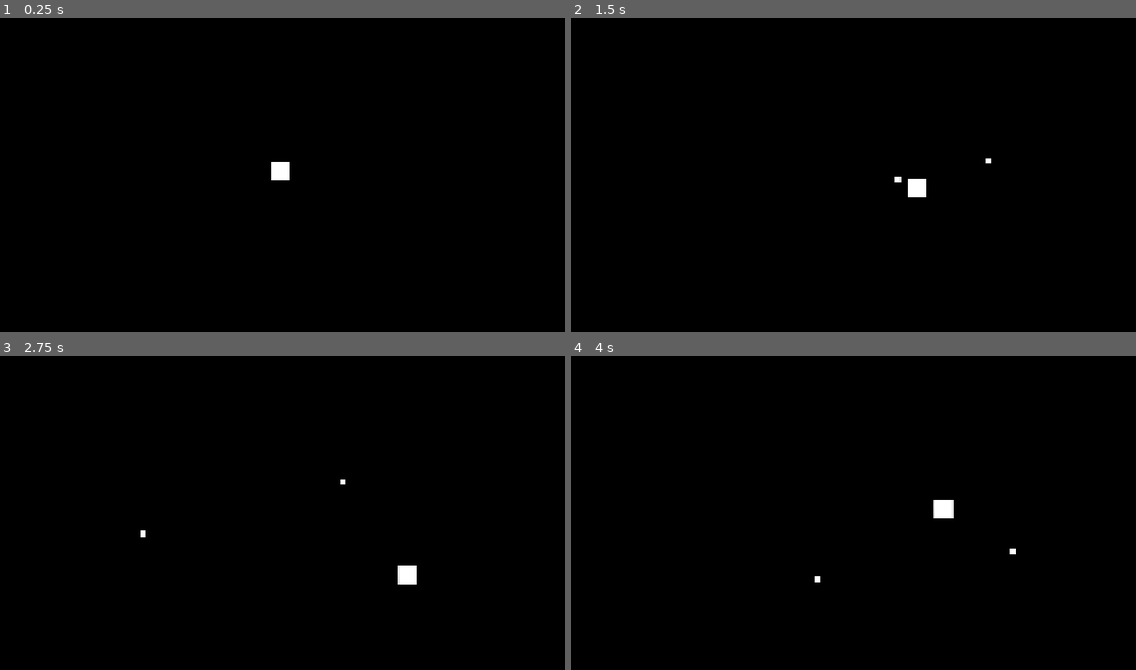
Above: before the commit, frames 1-4 (two rows, left to right).
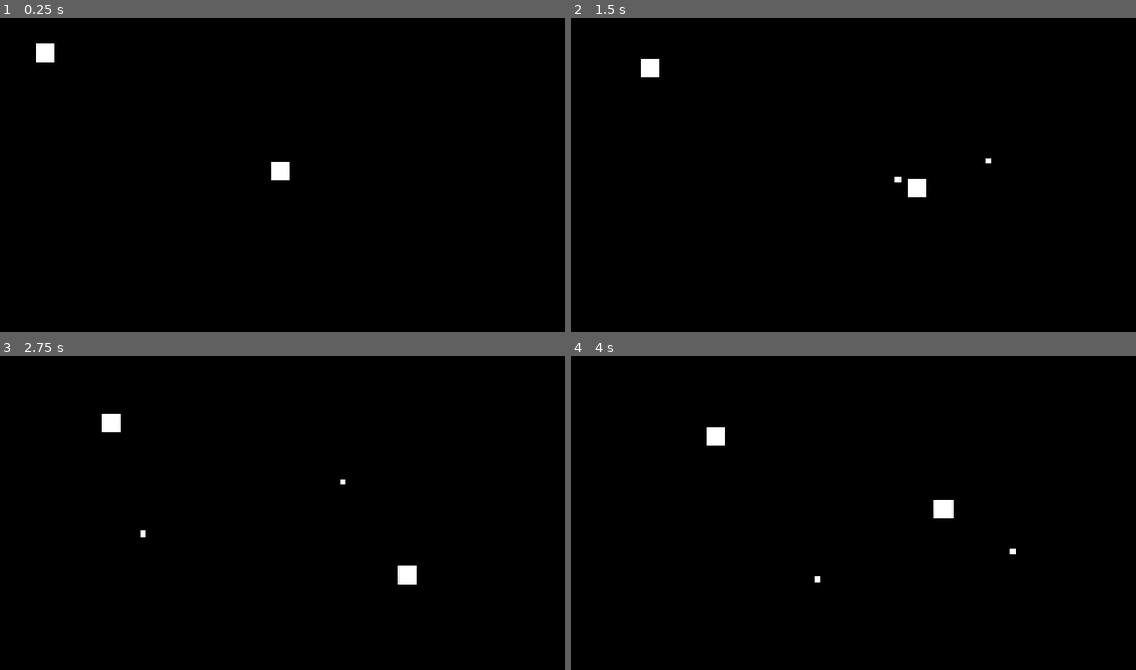
Above: after the commit, the same moments.

Repository: 54G45/top_down_shooter
Game: Godot game, scene res://scenes/arena.tscn
The game is run twice, just before and just after one commit, with the same random seed, the same clock (stepped at 60 frames per second) and the same inputs. Before the commit the project starts from res://cenas/arena.tscn.
Inputs (mouse positions are in pixels of both pictures, inside the frame that each line leads up to):
- Up to frame 1 (0.25 s): no input
- Up to frame 2 (1.5 s): move the mouse to (977, 162) at 0.52 s; hold D (mover_direita) 0.53-1.28 s; click (977, 162) at 0.6 s; move the mouse to (740, 193) at 1.27 s; hold S (mover_baixo) from 1.28 s (still down); click (740, 193) at 1.35 s
- Up to frame 3 (2.75 s): move the mouse to (339, 443) at 2.02 s; release S (mover_baixo) at 2.03 s; hold D (mover_direita) from 2.03 s (still down); click (339, 443) at 2.1 s
- Up to frame 4 (4 s): move the mouse to (825, 578) at 2.77 s; release D (mover_direita) at 2.78 s; hold W (mover_cima) 2.78-3.53 s; click (825, 578) at 2.85 s; move the mouse to (1023, 563) at 3.52 s; hold A (mover_esquerda) from 3.53 s (still down); click (1023, 563) at 3.6 s

The runs differ from the first frame. In frame 1, 0.2% of the frame differs, in the area x 6-10%, y 8-15%; in frame 2, 0.2%; in frame 3, 0.2%; in frame 4, 0.2%.

Commit message:
adição de inimigos

Diff:
--- a/cenas/arena.tscn
+++ /dev/null
@@ -1,10 +0,0 @@
-[gd_scene load_steps=3 format=3 uid="uid://b7gifh7hjg6p6"]
-
-[ext_resource type="PackedScene" uid="uid://byml2j0gml5t7" path="res://entidades/jogador.tscn" id="1_lv8rh"]
-[ext_resource type="PackedScene" uid="uid://b4htuu1ecl7is" path="res://prefabs/bullet.tscn" id="2_2keah"]
-
-[node name="arena" type="Node2D"]
-
-[node name="jogador" parent="." instance=ExtResource("1_lv8rh")]
-position = Vector2(950, 519)
-bullet_scene = ExtResource("2_2keah")
--- a/entidades/jogador.tscn
+++ /dev/null
@@ -1,16 +0,0 @@
-[gd_scene load_steps=4 format=3 uid="uid://byml2j0gml5t7"]
-
-[ext_resource type="Texture2D" uid="uid://b3h7bw8jtiwdx" path="res://ativos/quadrado-64.png" id="1_6n3k8"]
-[ext_resource type="Script" uid="uid://bgldkoyg2jegf" path="res://roteiro/jogador.gd" id="1_g4vuw"]
-
-[sub_resource type="RectangleShape2D" id="RectangleShape2D_g4vuw"]
-size = Vector2(62, 62)
-
-[node name="jogador" type="CharacterBody2D"]
-script = ExtResource("1_g4vuw")
-
-[node name="quadrado" type="Sprite2D" parent="."]
-texture = ExtResource("1_6n3k8")
-
-[node name="colisao" type="CollisionShape2D" parent="."]
-shape = SubResource("RectangleShape2D_g4vuw")
--- /dev/null
+++ b/entities/enemy.tscn
@@ -0,0 +1,16 @@
+[gd_scene load_steps=4 format=3 uid="uid://dj6w2f380b35p"]
+
+[ext_resource type="Script" uid="uid://dr5ifro8pna3e" path="res://script/enemy.gd" id="1_pqhw6"]
+[ext_resource type="Texture2D" uid="uid://b3h7bw8jtiwdx" path="res://asstes/square.png" id="2_b4nis"]
+
+[sub_resource type="RectangleShape2D" id="RectangleShape2D_4gyqm"]
+size = Vector2(62, 62)
+
+[node name="enemy" type="CharacterBody2D" groups=["enemies"]]
+script = ExtResource("1_pqhw6")
+
+[node name="square" type="Sprite2D" parent="."]
+texture = ExtResource("2_b4nis")
+
+[node name="collision" type="CollisionShape2D" parent="."]
+shape = SubResource("RectangleShape2D_4gyqm")
--- /dev/null
+++ b/entities/player.tscn
@@ -0,0 +1,16 @@
+[gd_scene load_steps=4 format=3 uid="uid://byml2j0gml5t7"]
+
+[ext_resource type="Texture2D" uid="uid://b3h7bw8jtiwdx" path="res://asstes/square.png" id="1_6n3k8"]
+[ext_resource type="Script" uid="uid://bgldkoyg2jegf" path="res://script/player.gd" id="1_g4vuw"]
+
+[sub_resource type="RectangleShape2D" id="RectangleShape2D_g4vuw"]
+size = Vector2(62, 62)
+
+[node name="player" type="CharacterBody2D"]
+script = ExtResource("1_g4vuw")
+
+[node name="square" type="Sprite2D" parent="."]
+texture = ExtResource("1_6n3k8")
+
+[node name="collision" type="CollisionShape2D" parent="."]
+shape = SubResource("RectangleShape2D_g4vuw")
--- a/prefabs/bullet.tscn
+++ b/prefabs/bullet.tscn
@@ -1,7 +1,7 @@
 [gd_scene load_steps=4 format=3 uid="uid://b4htuu1ecl7is"]
 
-[ext_resource type="Script" uid="uid://ducl3firp2eym" path="res://roteiro/bullet.gd" id="1_lv25w"]
-[ext_resource type="Texture2D" uid="uid://b3h7bw8jtiwdx" path="res://ativos/quadrado-64.png" id="2_7rc6x"]
+[ext_resource type="Script" uid="uid://ducl3firp2eym" path="res://script/bullet.gd" id="1_lv25w"]
+[ext_resource type="Texture2D" uid="uid://b3h7bw8jtiwdx" path="res://asstes/square.png" id="2_7rc6x"]
 
 [sub_resource type="RectangleShape2D" id="RectangleShape2D_44iiu"]
 
@@ -17,4 +17,5 @@
 
 [node name="VisibleOnScreenNotifier2D" type="VisibleOnScreenNotifier2D" parent="."]
 
+[connection signal="body_entered" from="." to="." method="_on_body_entered"]
 [connection signal="screen_exited" from="VisibleOnScreenNotifier2D" to="." method="_on_visible_on_screen_notifier_2d_screen_exited"]
--- a/project.godot
+++ b/project.godot
@@ -14,6 +14,10 @@
 run/main_scene="uid://b7gifh7hjg6p6"
 config/features=PackedStringArray("4.4", "GL Compatibility")
 
+[autoload]
+
+Global="*res://singleton/global.gd"
+
 [display]
 
 window/size/viewport_width=1920
@@ -21,6 +25,10 @@
 window/size/window_width_override=960
 window/size/window_height_override=540
 window/stretch/mode="canvas_items"
+
+[global_group]
+
+enemies=""
 
 [input]
 
--- /dev/null
+++ b/scenes/arena.tscn
@@ -0,0 +1,14 @@
+[gd_scene load_steps=4 format=3 uid="uid://b7gifh7hjg6p6"]
+
+[ext_resource type="PackedScene" uid="uid://byml2j0gml5t7" path="res://entities/player.tscn" id="1_wl4x5"]
+[ext_resource type="PackedScene" uid="uid://b4htuu1ecl7is" path="res://prefabs/bullet.tscn" id="2_olpmc"]
+[ext_resource type="PackedScene" uid="uid://dj6w2f380b35p" path="res://entities/enemy.tscn" id="3_olpmc"]
+
+[node name="arena" type="Node2D"]
+
+[node name="player" parent="." instance=ExtResource("1_wl4x5")]
+position = Vector2(950, 519)
+bullet_scene = ExtResource("2_olpmc")
+
+[node name="enemy" parent="." instance=ExtResource("3_olpmc")]
+position = Vector2(129, 105)
--- a/roteiro/bullet.gd
+++ b/script/bullet.gd
@@ -12,3 +12,8 @@
 
 func _on_visible_on_screen_notifier_2d_screen_exited() -> void:
 	queue_free()
+
+
+func _on_body_entered(body: Node2D) -> void:
+	if body.is_in_group("enemies"):
+		body.take_damage(1, global_position)
--- /dev/null
+++ b/script/enemy.gd
@@ -0,0 +1,37 @@
+extends CharacterBody2D
+
+@onready var square:  Sprite2D = $square
+@export var move_speed : float = 100.0
+@export var health : int = 3
+
+var direction : Vector2 = Vector2.ZERO
+var player = null
+var knockback_velocity: Vector2 = Vector2.ZERO
+var knockback_decay: float = 800.0
+
+func _ready() -> void:
+	player = Global.player
+
+func _physics_process(delta: float) -> void:
+	if knockback_velocity.length() > 1:
+		velocity = knockback_velocity
+		move_and_slide()
+		knockback_velocity =  knockback_velocity.move_toward(Vector2.ZERO, knockback_decay * delta)
+	else:
+		if player:
+			direction = global_position.direction_to(player.global_position)
+			velocity = direction * move_speed
+
+
+	move_and_slide()
+
+func apply_knockback(force: Vector2):
+	knockback_velocity = force
+
+func take_damage(amount: int, _source_position: Vector2):
+	health -= amount
+	var knockback_dir = (global_position - _source_position).normalized()
+	apply_knockback(knockback_dir * 600)
+	if health <= 0:
+		queue_free()
+	print("enemy health is: " + str(health))
--- a/roteiro/jogador.gd
+++ b/script/player.gd
@@ -7,6 +7,9 @@
 
 var move_speed := 300.0
 var move_direction := Vector2.ZERO
+
+func _ready() -> void:
+	Global.player = self
 
 func _physics_process(delta: float) -> void:
 	move_direction = Input.get_vector("mover_esquerda", "mover_direita", "mover_cima", "mover_baixo")
--- /dev/null
+++ b/singleton/global.gd
@@ -0,0 +1,3 @@
+extends Node
+
+var player
Renamed: ativos/quadrado-64.png -> asstes/square.png
Not shown, changed: asstes/square.png.import
Renamed: roteiro/bullet.gd.uid -> script/bullet.gd.uid
Not shown, added: script/enemy.gd.uid
Renamed: roteiro/jogador.gd.uid -> script/player.gd.uid
Not shown, added: singleton/global.gd.uid
